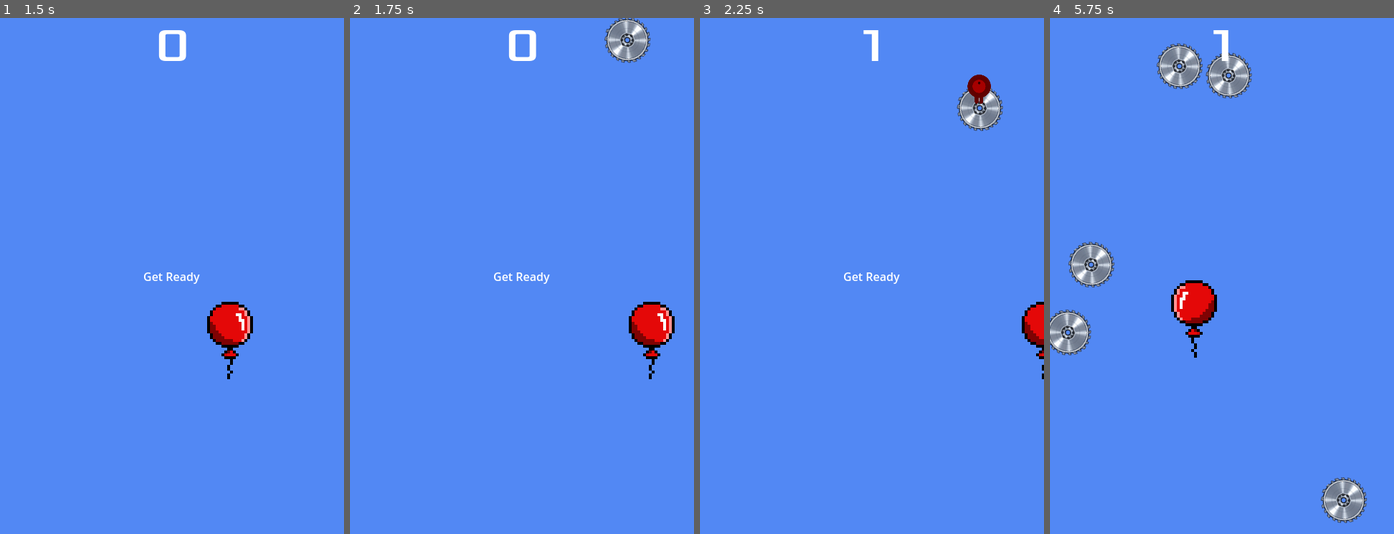
Above: before the commit, frames 1-4 (left to right).
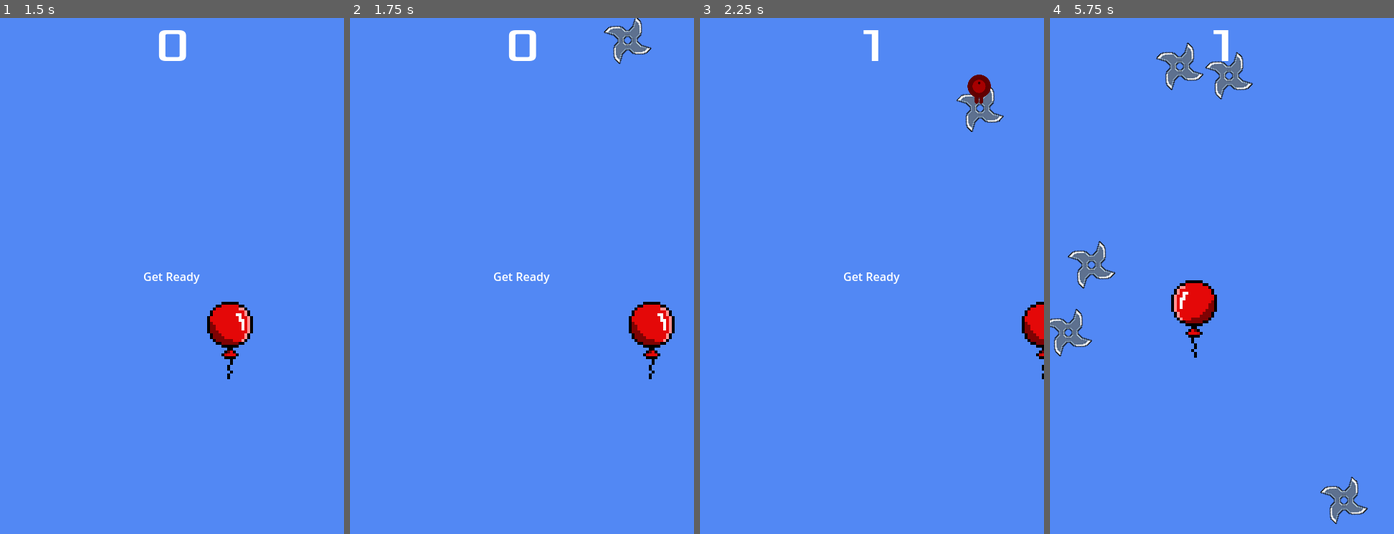
Above: after the commit, the same moments.

Repository: Turik556/First2D
Game: Godot game, scene res://Scenes/main.tscn
Two runs of this game, one before a commit and one after it. Both use one fixed random seed, a clock stepped at 60 frames per second and the inputs below.
Inputs (mouse positions are in pixels of both pictures, inside the frame that each line leads up to):
- Up to frame 1 (1.5 s): click "Start" at 0.5 s; tap Enter at 1.25 s; hold D (move_right) from 1.28 s (still down)
- Up to frame 2 (1.75 s): keep holding D (move_right)
- Up to frame 3 (2.25 s): release D (move_right) at 2 s; click (978, 74) at 2 s
- Up to frame 4 (5.75 s): hold S (move_down) 2.78-3.53 s; hold D (move_right) 3.53-4.28 s; hold W (move_up) 4.28-5.03 s; hold A (move_left) from 5.03 s (still down)

Frame 1 is identical in both runs. In frame 2, 0.8% of the frame differs, in the area x 73-88%, y 0-10%; in frame 3, 0.7%; in frame 4, 4.0%, in the area x 0-93%, y 4-99%.

Commit message:
add shuriken

Diff:
--- a/Scenes/EnemyHandler.tscn
+++ b/Scenes/EnemyHandler.tscn
@@ -1,7 +1,7 @@
 [gd_scene load_steps=4 format=3 uid="uid://bqi3n4fssgs2l"]
 
 [ext_resource type="Script" path="res://scripts/enemy_handler.gd" id="1_3gvam"]
-[ext_resource type="PackedScene" uid="uid://crmgdl0poacw7" path="res://Scenes/Enemys/mob.tscn" id="2_lhqpv"]
+[ext_resource type="PackedScene" uid="uid://4i2iyednab76" path="res://Scenes/Enemys/shuriken.tscn" id="2_ylr5j"]
 
 [sub_resource type="Curve2D" id="Curve2D_mvari"]
 _data = {
@@ -11,7 +11,7 @@
 
 [node name="EnemyHandler" type="Node"]
 script = ExtResource("1_3gvam")
-mob_scene = ExtResource("2_lhqpv")
+mob_scene = ExtResource("2_ylr5j")
 
 [node name="MobTimer" type="Timer" parent="."]
 process_mode = 1
--- a/Scenes/Enemys/saw_128.tscn
+++ b/Scenes/Enemys/saw_128.tscn
@@ -4,7 +4,7 @@
 [ext_resource type="Texture2D" uid="uid://8xs5cui2aar0" path="res://art/saw_128/saw_128_0.png" id="2_dj78n"]
 
 [sub_resource type="CircleShape2D" id="CircleShape2D_s7ypm"]
-radius = 61.2046
+radius = 62.0
 
 [node name="Saw_128" instance=ExtResource("1_n7qun")]
 
@@ -15,5 +15,5 @@
 shape = SubResource("CircleShape2D_s7ypm")
 
 [node name="VisibleOnScreenNotifier2D" parent="." index="3"]
-position = Vector2(0.280623, -0.201536)
-scale = Vector2(6.37095, 6.21049)
+position = Vector2(-0.140309, 0.359695)
+scale = Vector2(6.32886, 6.26662)
--- /dev/null
+++ b/Scenes/Enemys/shuriken.tscn
@@ -0,0 +1,21 @@
+[gd_scene load_steps=4 format=3 uid="uid://4i2iyednab76"]
+
+[ext_resource type="PackedScene" uid="uid://crmgdl0poacw7" path="res://Scenes/Enemys/mob.tscn" id="1_dcy0h"]
+[ext_resource type="Texture2D" uid="uid://bmaj80ildopqr" path="res://art/suriken/shuriken_64.png" id="2_2o5j4"]
+
+[sub_resource type="CircleShape2D" id="CircleShape2D_jyk0r"]
+radius = 34.1321
+
+[node name="Mob" instance=ExtResource("1_dcy0h")]
+
+[node name="Sprite2D" parent="." index="0"]
+texture = ExtResource("2_2o5j4")
+
+[node name="CollisionShape2D" parent="." index="2"]
+shape = SubResource("CircleShape2D_jyk0r")
+
+[node name="Button" parent="." index="4"]
+offset_left = -32.0
+offset_top = -33.0
+offset_right = 33.0
+offset_bottom = 33.0
Binary file removed: art/suriken/0.png
Not shown, removed: art/suriken/0.png.import
Binary file removed: art/suriken/1.png
Not shown, removed: art/suriken/1.png.import
Binary file removed: art/suriken/2.png
Binary file removed: art/suriken/3.png
Not shown, removed: art/suriken/3.png.import
Binary file removed: art/suriken/4.png
Not shown, removed: art/suriken/4.png.import
Binary file removed: art/suriken/5.png
Not shown, removed: art/suriken/5.png.import
Binary file removed: art/suriken/6.png
(and 5 more such lines)
